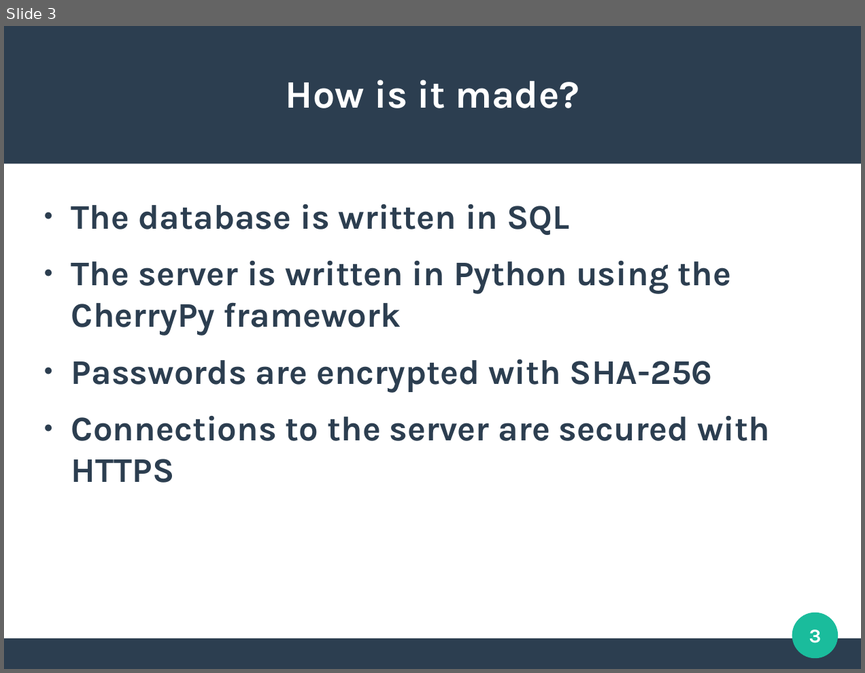
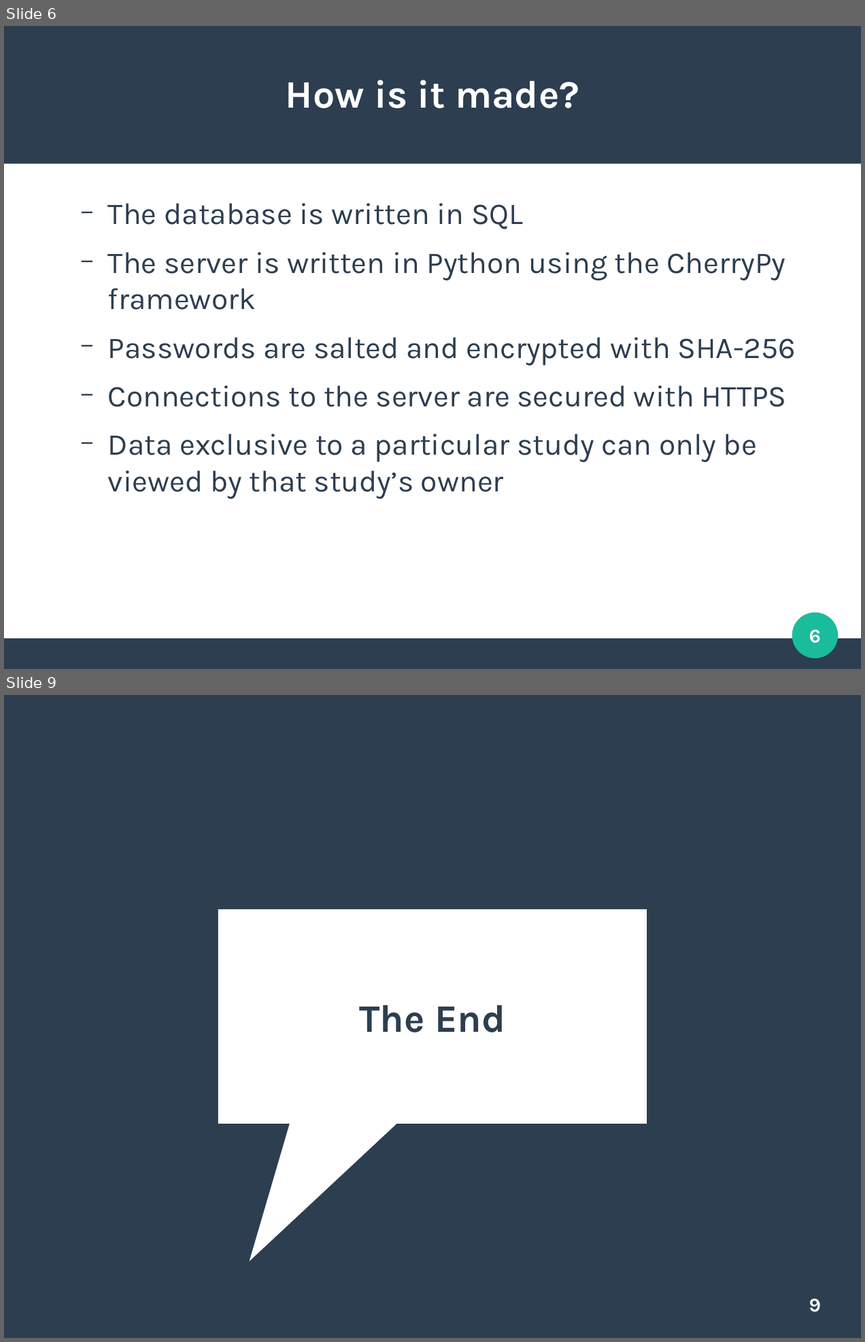
Before and after one commit to clemente-lab/mmeds-meta, a slide deck: sql/mmeds.odp. Shown one above the other, each under a label of ours: slide 3 before the commit, slides 6 and 9 after it; the slides between them are not shown. The pictures are 865x673 and 865x1342 pixels, drawn with LibreOffice and Linux fonts; fonts in the diff are those of the drawing. Boxes give left, top, right and bottom in pixels: in the first picture for what was removed or moved away, otherwise in the second. Text is boxed around its words. In the diff, an @@ line names an element or a change of style, - is before the commit and + after.

```diff
--- a/sql/mmeds.odp
+++ b/sql/mmeds.odp
@@ slide 9 added at (4,695,861,1338), background #2C3E50 @@
@@ speech box added at (219,910,647,1124), fill #FFFFFF @@
@@ title added at (359,1004,505,1032), 36 pt, text #2C3E50, bold @@
+The End
@@ page number added at (809,1298,821,1312), 18 pt, text #FFFFFF, bold @@
+9
@@ what was slide 3 is now slide 6 @@
@@ slide 6 changed as well @@
@@ text at (108,203,787,407): size 32 to 28 pt, bold off in "The database is written in SQL", "The server is written in Python using ...", "Connections to the server are secured with ..."; bullet ● to −; list level 1 to 2 in "The database is written in ..."; list level 1 to 2 in "The server is written in ..."; list level 1 to 2 in "Connections to the server are ..." @@
@@ text at (108,337,796,365): text changed; size 32 to 28 pt; bold off @@
-● Passwords are encrypted with SHA-256
+  − Passwords are salted and encrypted with SHA-256
@@ text at (108,433,757,499): paragraph added @@
+  − Data exclusive to a particular study can only be viewed by that study’s owner
@@ page number at (809,629,821,643): text changed @@
-3
+6
```
Also in this commit, not shown: 3 other slides changed, 4 other slides added, 1 slide removed, 4 other files.
